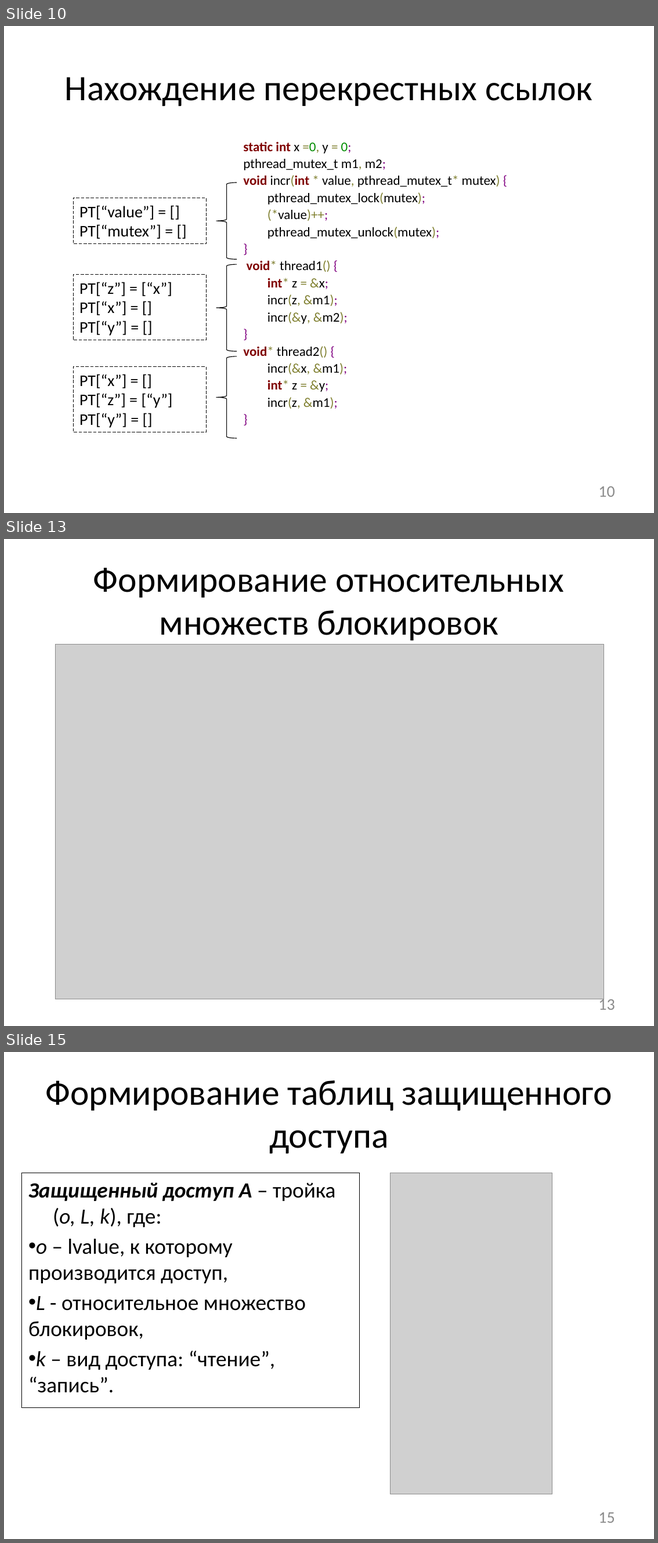
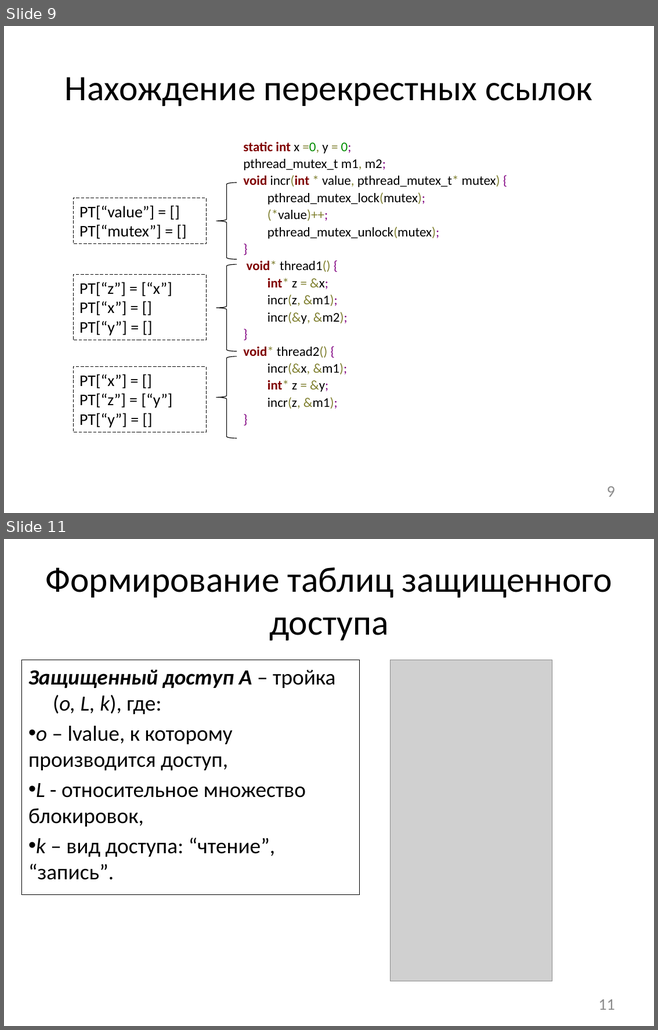
Before and after one commit to afrolovskiy/diplom, a slide deck: presentations/diplom/static race detection.pptx. Shown one above the other, each under a label of ours: slides 10, 13 and 15 before the commit, slides 9 and 11 after it; the slides between them are not shown. The pictures are 658x1543 and 658x1030 pixels, drawn with LibreOffice and Linux fonts; fonts in the diff are those of the drawing; grey boxes stand for pictures. Boxes give left, top, right and bottom in pixels: in the first picture for what was removed or moved away, otherwise in the second. Text is boxed around its words. In the diff, an @@ line names an element or a change of style, - is before the commit and + after.

```diff
--- a/presentations/diplom/static race detection.pptx
+++ b/presentations/diplom/static race detection.pptx
@@ slide 13 removed at box(4, 539, 654, 1026), background #FFFFFF @@
@@ title removed at box(93, 567, 564, 641) @@
-Формирование относительных множеств блокировок
@@ picture removed at box(55, 644, 604, 999) @@
@@ page number removed at box(598, 996, 614, 1010) @@
-13
@@ what was slide 10 is now slide 9 @@
@@ page number at box(607, 487, 615, 497): text changed @@
-10
+9
@@ what was slide 15 is now slide 11 @@
@@ page number at box(598, 1000, 614, 1010): text changed @@
-15
+11
```
Also in this commit, not shown: 1 slide changed, 1 slide added, 13 other slides removed, 1 other file.
